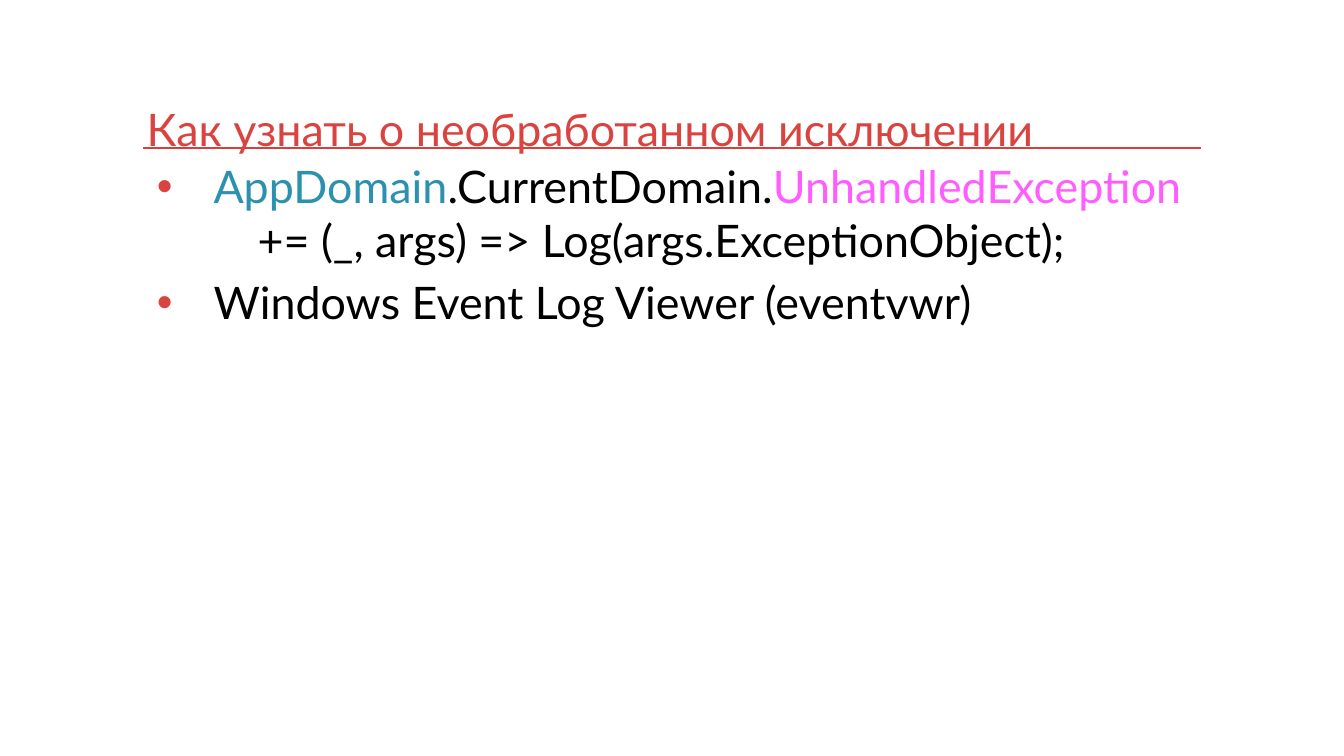
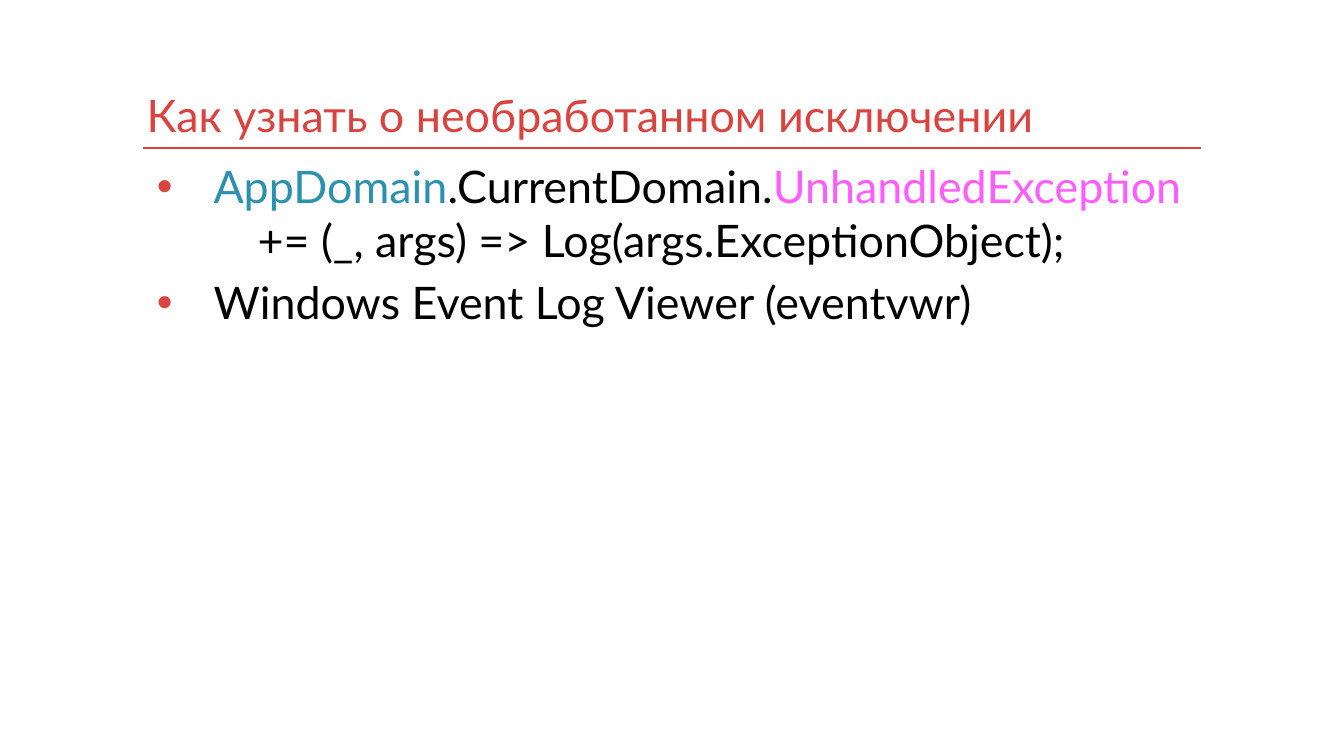
Before and after one commit to kontur-courses/exceptions, a slide deck: slide 19 of exceptions.pptx. Drawn at 1344x756 pixels with LibreOffice and Linux fonts; fonts in the diff are those of the drawing. Boxes give left, top, right and bottom in pixels: in the first picture for what was removed or moved away, otherwise in the second. Text is boxed around its words. In the diff, an @@ line names an element or a change of style, - is before the commit and + after.

```diff
--- a/exceptions.pptx
+++ b/exceptions.pptx
@@ title "Как узнать о необработанном исключении": place and size @@
-title "Как узнать о необработанном исключении" at (147, 113, 1033, 154)
+title "Как узнать о необработанном исключении" at (147, 99, 1033, 140)
```
Also in this commit, not shown: 3 other slides changed.
